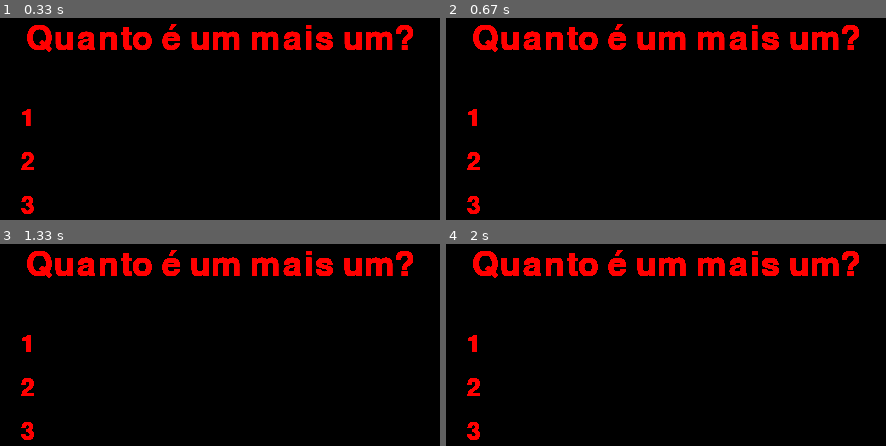
Above: before the commit, frames 1-4 (two rows, left to right).
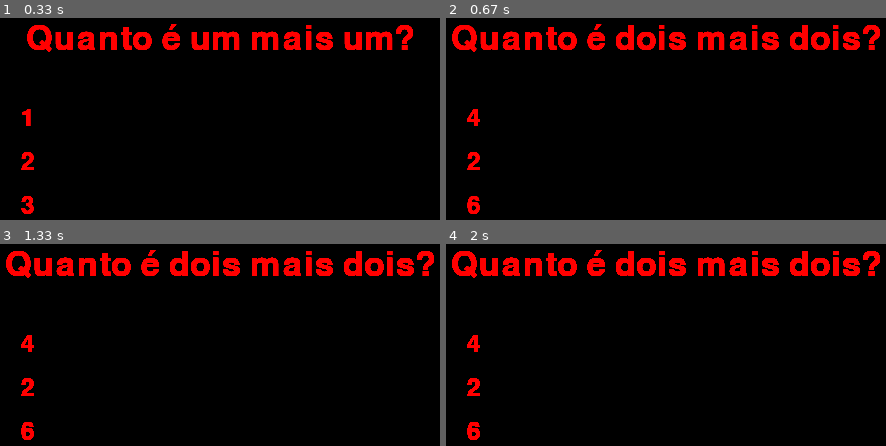
Above: after the commit, the same moments.

Repository: UNIVEM-BCC-BSI/Cosmos-Learning
Game: pygame game, started from tests/PyGame/questionSystem.py
Two runs of this game, one before a commit and one after it. Both use one fixed random seed, a clock stepped at 60 frames per second and the inputs below.
Inputs (mouse positions are in pixels of both pictures, inside the frame that each line leads up to):
- Up to frame 1 (0.33 s): no input
- Up to frame 2 (0.67 s): press the mouse at (472, 171) at 0.37 s; move the mouse to (551, 102) at 0.47 s; release the mouse at (635, 34) at 0.6 s
- Up to frame 3 (1.33 s): no input
- Up to frame 4 (2 s): no input

Frame 1 is identical in both runs. In frame 2, 3.7% of the frame differs, in the area x 1-99%, y 2-98%; in frame 3, 3.5%; in frame 4, 3.4%.

Commit message:
Arrumado erro de transição de perguntas

Diff:
--- a/tests/PyGame/questionSystem.py
+++ b/tests/PyGame/questionSystem.py
@@ -2,7 +2,8 @@
 import random
 from sys import exit
 
-#TODO fazer sistema de click nas respostasz
+#TODO talvez posso organizar a parte de acertou resposta avançar para outra sublista dentro de um array
+#exemplo [[caminho1], [caminho2], etc]
 
 pygame.init()
 screen = pygame.display.set_mode((800,500))
@@ -92,6 +93,7 @@
 while True:
     con = 0
 
+
     for event in pygame.event.get():
         if event.type == pygame.QUIT:
             pygame.quit()
@@ -101,16 +103,17 @@
             mousePosition = list(pygame.mouse.get_pos())
             for i in range(len(objetos[con].respostas)):
                 if (mouse[0] and mousePosition[0]>=200 and
-                mousePosition[0] <= 200+objetos[con].respostas[i].get_height() and
+                mousePosition[0] <= 200+objetos[con].respostas[i].get_width() and
                 mousePosition[1]>= 100+objetos[con].text.get_height()+50 + ((20 + objetos[con].respostas[i].get_height())*i) and
                 mousePosition[1] <= (100+objetos[con].text.get_height()+50 + ((20 + objetos[con].respostas[i].get_height())*(i+1)))
                 ):
                     print(objetos[con].gotRight(objetos[con].respostas[i]))
+                    if objetos[con].gotRight(objetos[con].respostas[i]):
+                        objetos.pop(0)
+                        screen.fill("black")
+                        #ir para gameplay ou outra coisa
 
     objetos[con].update()
 
-
-
-
     clock.tick(60)
     pygame.display.update()
